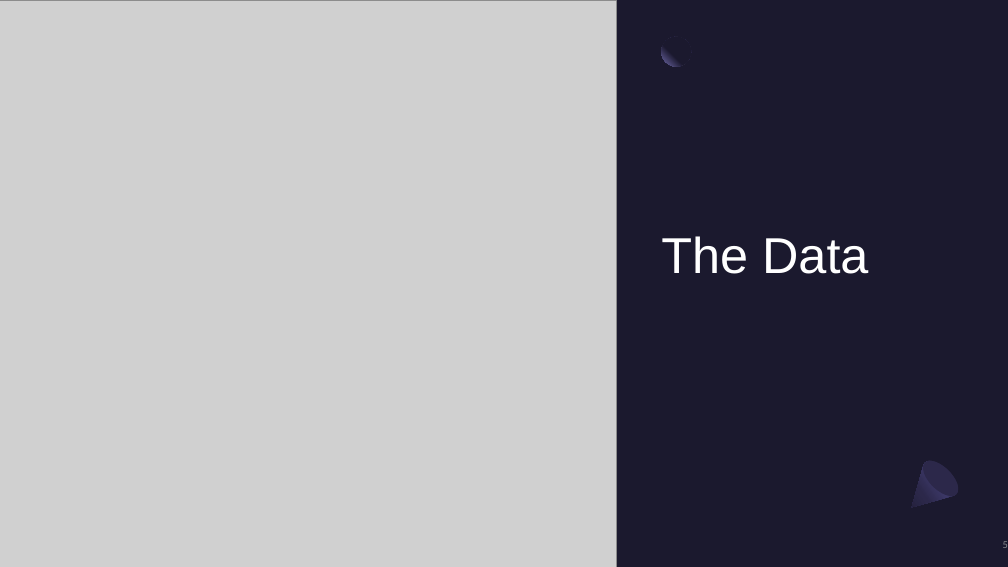
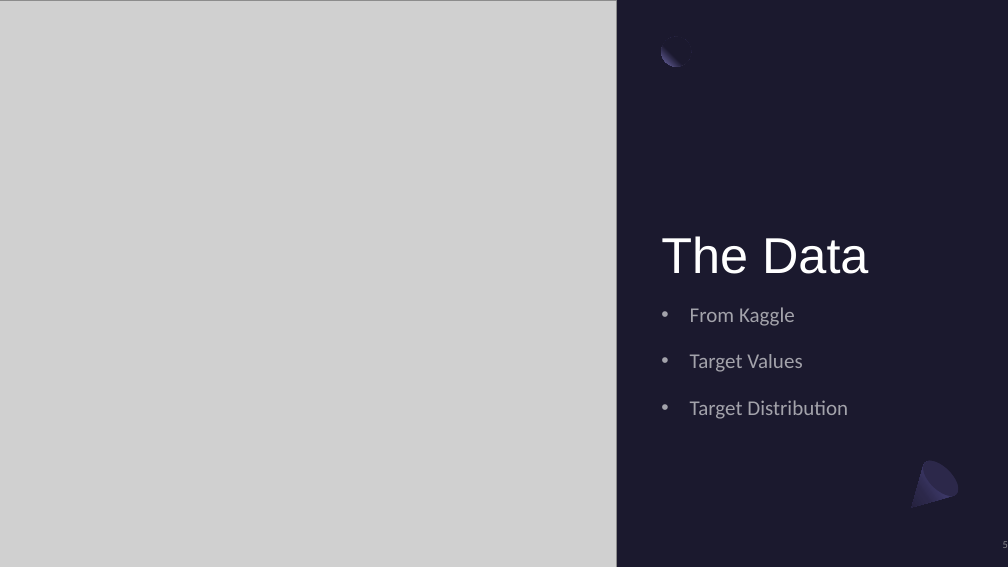
Before and after one commit to mbermont/Spotify_Project, a slide deck: slide 5 of docs/Utilizing Neural Networks To Categorize Songs.pptm. Drawn at 1008x567 pixels with LibreOffice and Linux fonts; fonts in the diff are those of the drawing; grey boxes stand for pictures. Boxes give left, top, right and bottom in pixels: in the first picture for what was removed or moved away, otherwise in the second. Text is boxed around its words. In the diff, an @@ line names an element or a change of style, - is before the commit and + after.

```diff
--- a/docs/Utilizing Neural Networks To Categorize Songs.pptm
+++ b/docs/Utilizing Neural Networks To Categorize Songs.pptm
@@ text added at [690, 307, 848, 419], 20 pt, text #FFFFFF at 60% opacity @@
+• From Kaggle
+• Target Values
+• Target Distribution
```
Also in this commit, not shown: 3 other slides changed, 1 slide added, 1 slide removed, 7 other files.
